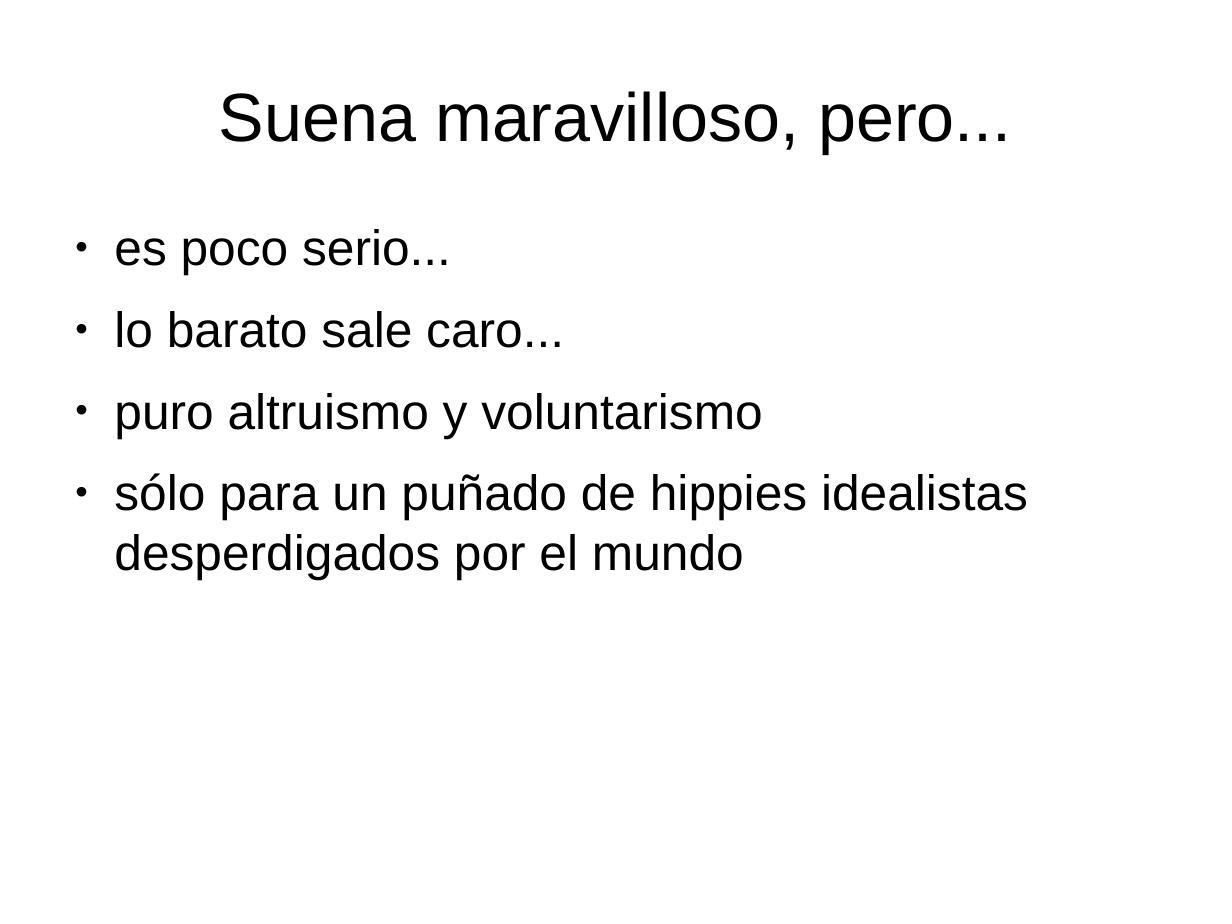
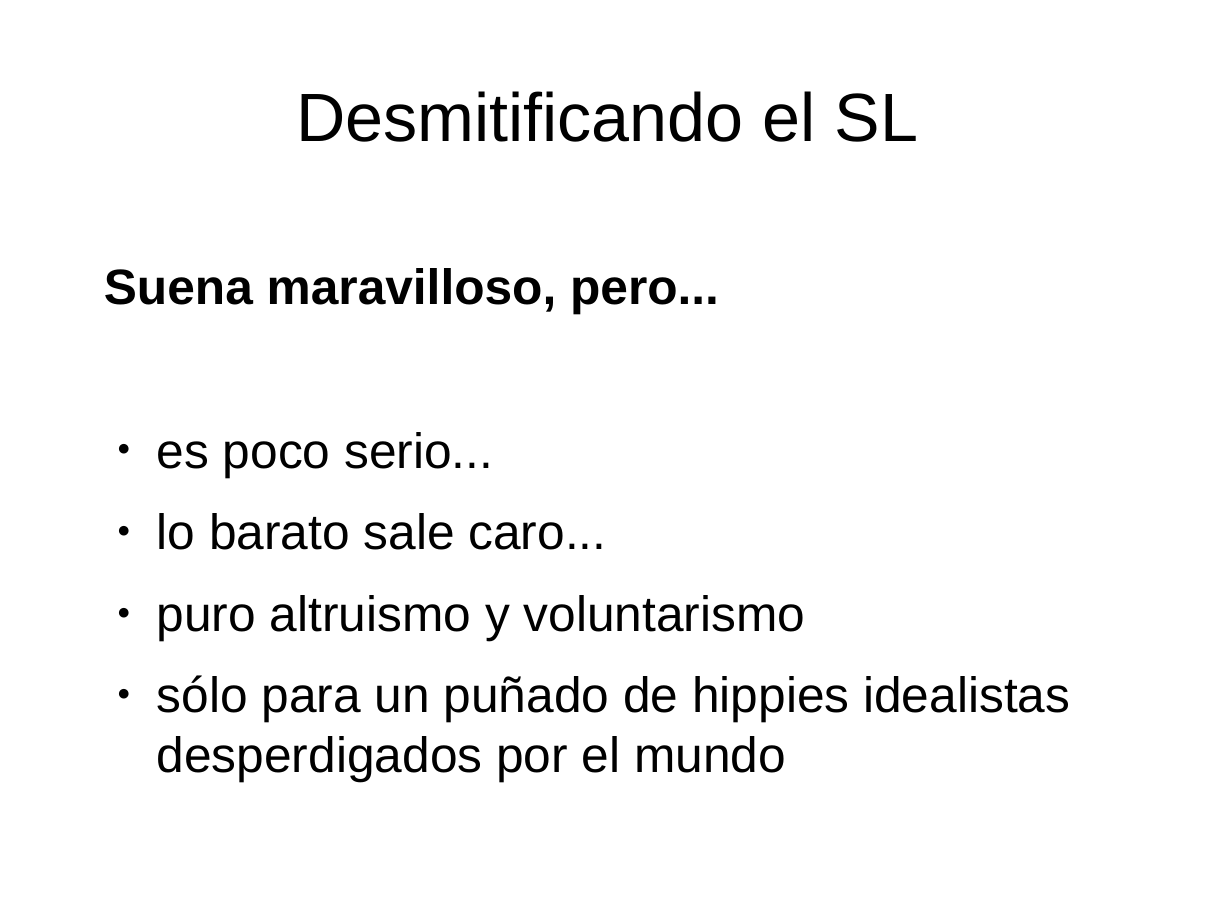
Before and after one commit to opensas/floss-demo, a slide deck: slide 8 of docs/TallerSL.odp (slide 3 before the commit). Drawn at 1232x924 pixels with LibreOffice and Linux fonts; fonts in the diff are those of the drawing. Boxes give left, top, right and bottom in pixels: in the first picture for what was removed or moved away, otherwise in the second. Text is boxed around its words. In the diff, an @@ line names an element or a change of style, - is before the commit and + after.

```diff
--- a/docs/TallerSL.odp
+++ b/docs/TallerSL.odp
@@ title removed at [219,91,1011,153] @@
-Suena maravilloso, pero...
@@ title added at [296,91,918,142], 44 pt, text #000000 @@
+Desmitificando el SL
@@ text at [104,268,719,314]: paragraph added @@
+Suena maravilloso, pero...
@@ text "Suena maravilloso, pero...": place and size @@
-text "Suena maravilloso, pero..." at [114,229,1028,579]
+text "Suena maravilloso, pero..." at [104,268,1070,781]
```
Also in this commit, not shown: 6 other slides changed, 12 slides added, 2 other files.
